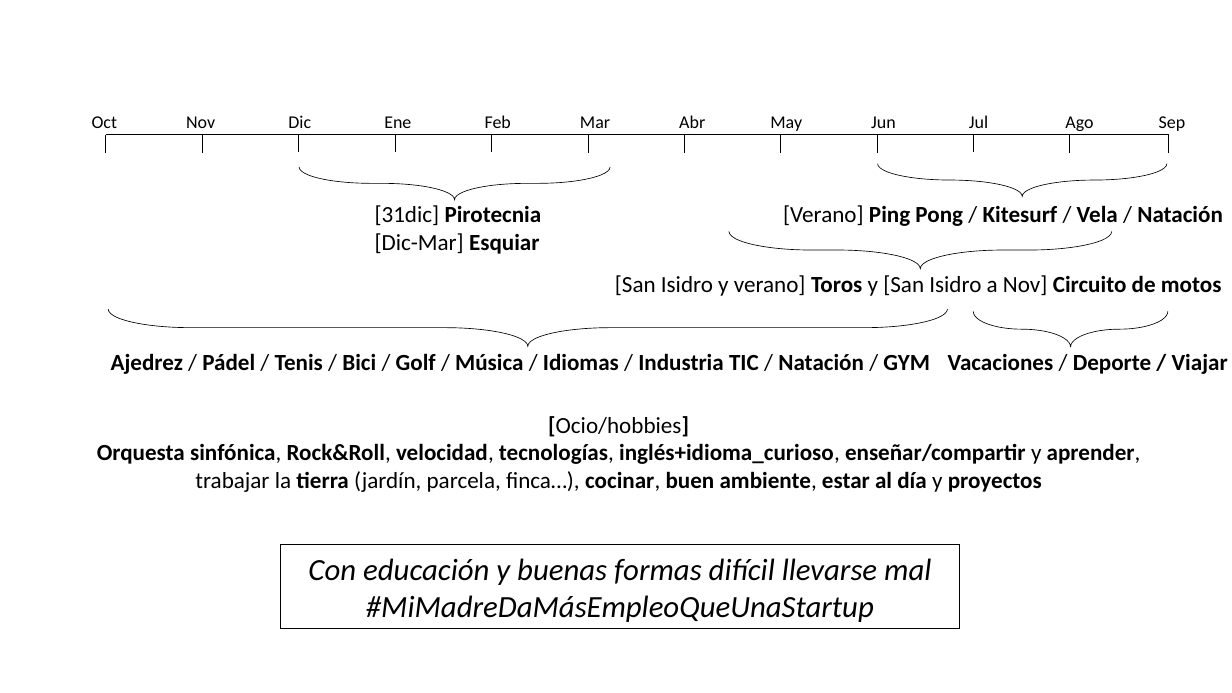
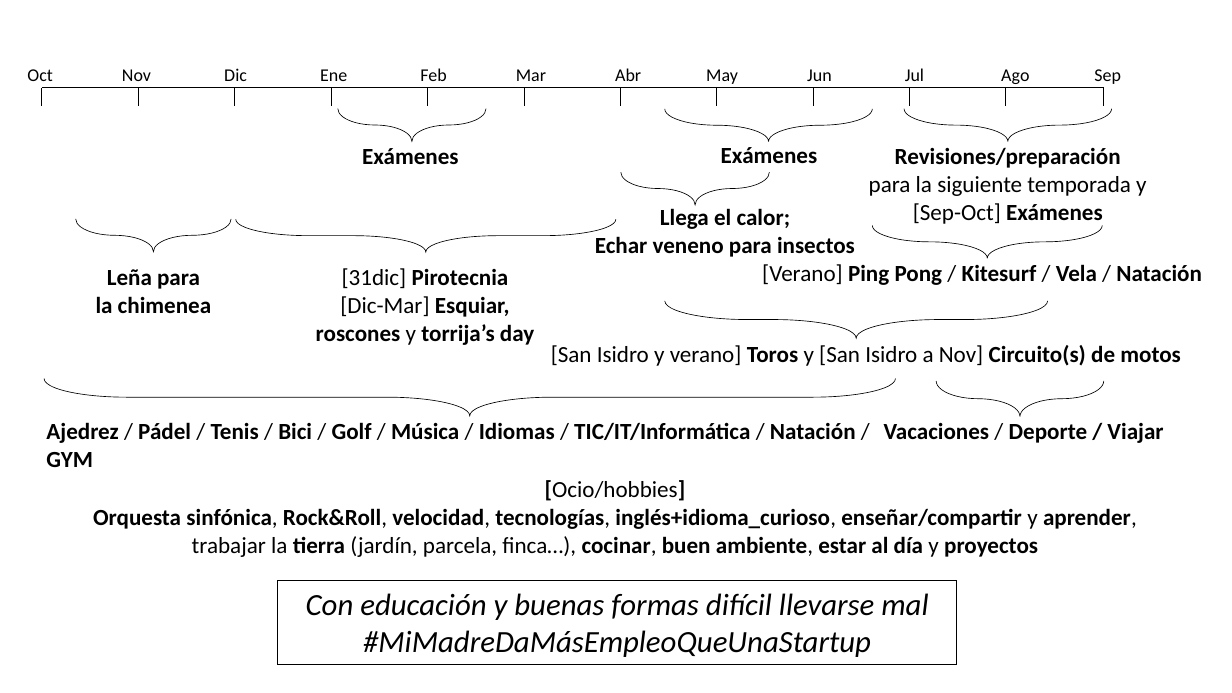
Before and after one commit to antoniojturel/cv, a slide deck: slide 1 of salud.pptx. Drawn at 1232x693 pixels with LibreOffice and Linux fonts; fonts in the diff are those of the drawing. Boxes give left, top, right and bottom in pixels: in the first picture for what was removed or moved away, otherwise in the second. Text is boxed around its words. In the diff, an @@ line names an element or a change of style, - is before the commit and + after.

```diff
--- a/salud.pptx
+++ b/salud.pptx
@@ 13 lines, 1 text: place and size @@
-13 lines, 1 text at [92,115,1186,153]
+13 lines, 1 text at [27,68,1121,106]
@@ left brace added at [338,109,486,141], outline #000000 0.5 pt @@
@@ left brace added at [665,109,872,141], outline #000000 0.5 pt @@
@@ left brace added at [904,109,1112,141], outline #000000 0.5 pt @@
@@ text added at [362,148,458,164], 18 pt, text #000000, bold @@
+Exámenes
@@ text added at [721,147,817,163], 18 pt, text #000000, bold @@
+Exámenes
@@ text added at [869,147,1146,224], 18 pt, text #000000 @@
+Revisiones/preparación
+para la siguiente temporada y
+[Sep-Oct] Exámenes
@@ left brace added at [621,173,770,205], outline #000000 0.5 pt @@
@@ text added at [595,208,855,257], 18 pt, text #000000, bold @@
+Llega el calor;
+Echar veneno para insectos
@@ left brace: place and size @@
-left brace at [299,167,610,200]
+left brace at [75,220,231,252]
@@ left brace added at [236,219,616,251], outline #000000 0.5 pt @@
@@ left brace: place and size @@
-left brace at [878,164,1167,196]
+left brace at [872,226,1103,258]
@@ text added at [96,269,211,313], 18 pt, text #000000, bold @@
+Leña para
+la chimenea
@@ text "[31dic] Pirotecnia": place and size @@
-text "[31dic] Pirotecnia" at [375,205,542,254]
+text "[31dic] Pirotecnia" at [316,268,534,345]
@@ text at [342,268,509,288]: alignment left to centre @@
@@ text "[Verano] Ping Pong / Kitesurf ...": place and size @@
-text "[Verano] Ping Pong / Kitesurf ..." at [783,205,1223,226]
+text "[Verano] Ping Pong / Kitesurf ..." at [762,264,1202,285]
@@ text at [316,296,534,345]: text changed; bold on @@
-[Dic-Mar] Esquiar
+[Dic-Mar] Esquiar,
+roscones y torrija’s day
@@ left brace: place and size @@
-left brace at [729,231,1112,268]
+left brace at [665,301,1047,338]
@@ text at [551,345,1181,366]: text changed @@
-[San Isidro y verano] Toros y [San Isidro a Nov] Circuito de motos
+[San Isidro y verano] Toros y [San Isidro a Nov] Circuito(s) de motos
@@ left brace: place and size @@
-left brace at [108,309,947,346]
+left brace at [44,378,895,415]
@@ left brace: place and size @@
-left brace at [973,311,1168,348]
+left brace at [937,381,1104,417]
@@ text "Vacaciones / Deporte / Viajar": place and size @@
-text "Vacaciones / Deporte / Viajar" at [948,354,1228,374]
+text "Vacaciones / Deporte / Viajar" at [884,423,1163,443]
@@ text at [46,422,856,467]: text changed @@
-Ajedrez / Pádel / Tenis / Bici / Golf / Música / Idiomas / Industria TIC / Natación / GYM
+Ajedrez / Pádel / Tenis / Bici / Golf / Música / Idiomas / TIC/IT/Informática / Natación / GYM
@@ text "[Ocio/hobbies]": place and size @@
-text "[Ocio/hobbies]" at [97,416,1141,492]
+text "[Ocio/hobbies]" at [93,480,1137,557]
@@ rectangle "Con educación y buenas formas ...": place and size @@
-rectangle "Con educación y buenas formas ..." at [281,545,960,629]
+rectangle "Con educación y buenas formas ..." at [278,580,958,665]
```
Also in this commit, not shown: 1 other file.
